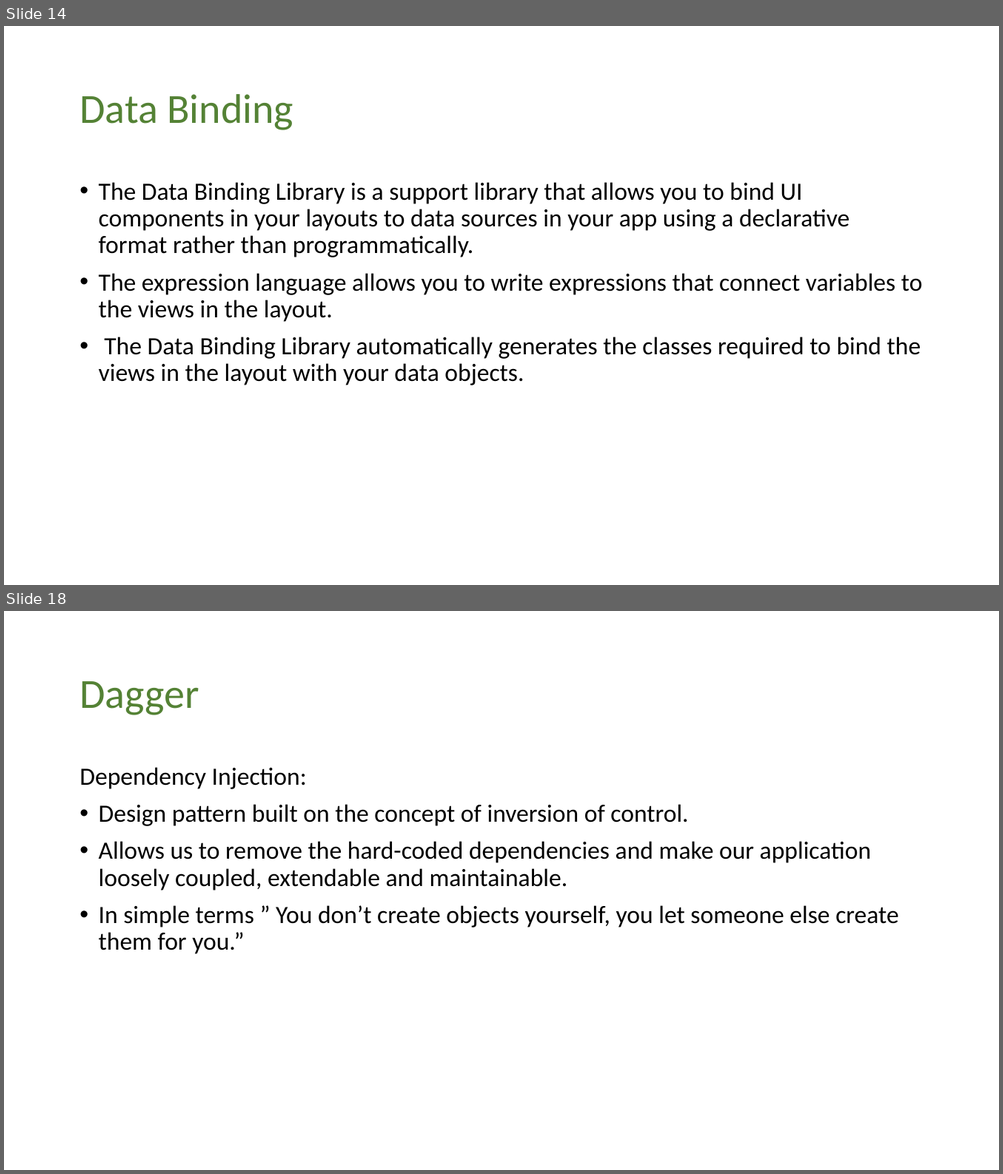
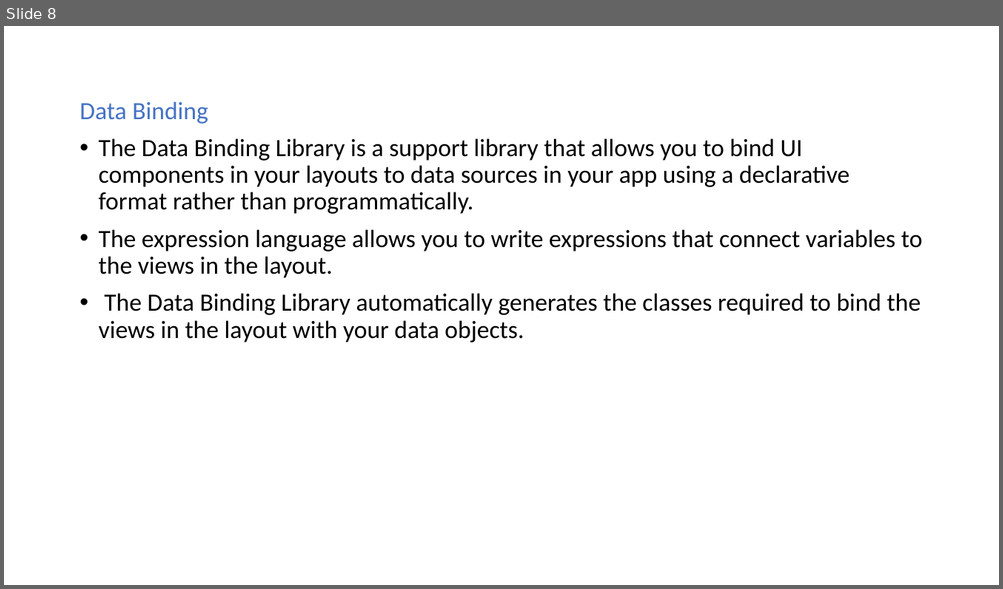
Before and after one commit to chandragithub2014/KotlinTemplates, a slide deck: USBank/USBank_Architecture_Android.pptx. Shown one above the other, each under a label of ours: slides 14 and 18 before the commit, slide 8 after it; the slides between them are not shown. The pictures are 1003x1174 and 1003x589 pixels, drawn with LibreOffice and Linux fonts; fonts in the diff are those of the drawing. Boxes give left, top, right and bottom in pixels: in the first picture for what was removed or moved away, otherwise in the second. Text is boxed around its words. In the diff, an @@ line names an element or a change of style, - is before the commit and + after.

```diff
--- a/USBank/USBank_Architecture_Android.pptx
+++ b/USBank/USBank_Architecture_Android.pptx
@@ slide 18 removed at [4, 611, 999, 1170], background #FFFFFF @@
@@ title removed at [79, 681, 199, 715] @@
-Dagger
@@ text removed at [79, 767, 899, 954] @@
-Dependency Injection:
-• Design pattern built on the concept of inversion of control.
-• Allows us to remove the hard-coded dependencies and make our application loosely coupled, extendable and maintainable.
-• In simple terms ” You don’t create objects yourself, you let someone else create them for you.”
@@ what was slide 14 is now slide 8 @@
@@ slide 8 changed as well @@
@@ text "Data Binding": place and size @@
-text "Data Binding" at [99, 182, 922, 386]
+text "Data Binding" at [79, 101, 922, 343]
@@ text at [79, 101, 208, 124]: paragraph added @@
+Data Binding
@@ title removed at [79, 94, 294, 130] @@
-Data Binding
```
Also in this commit, not shown: 8 other slides changed, 2 slides added, 19 other slides removed, 5 other files.
